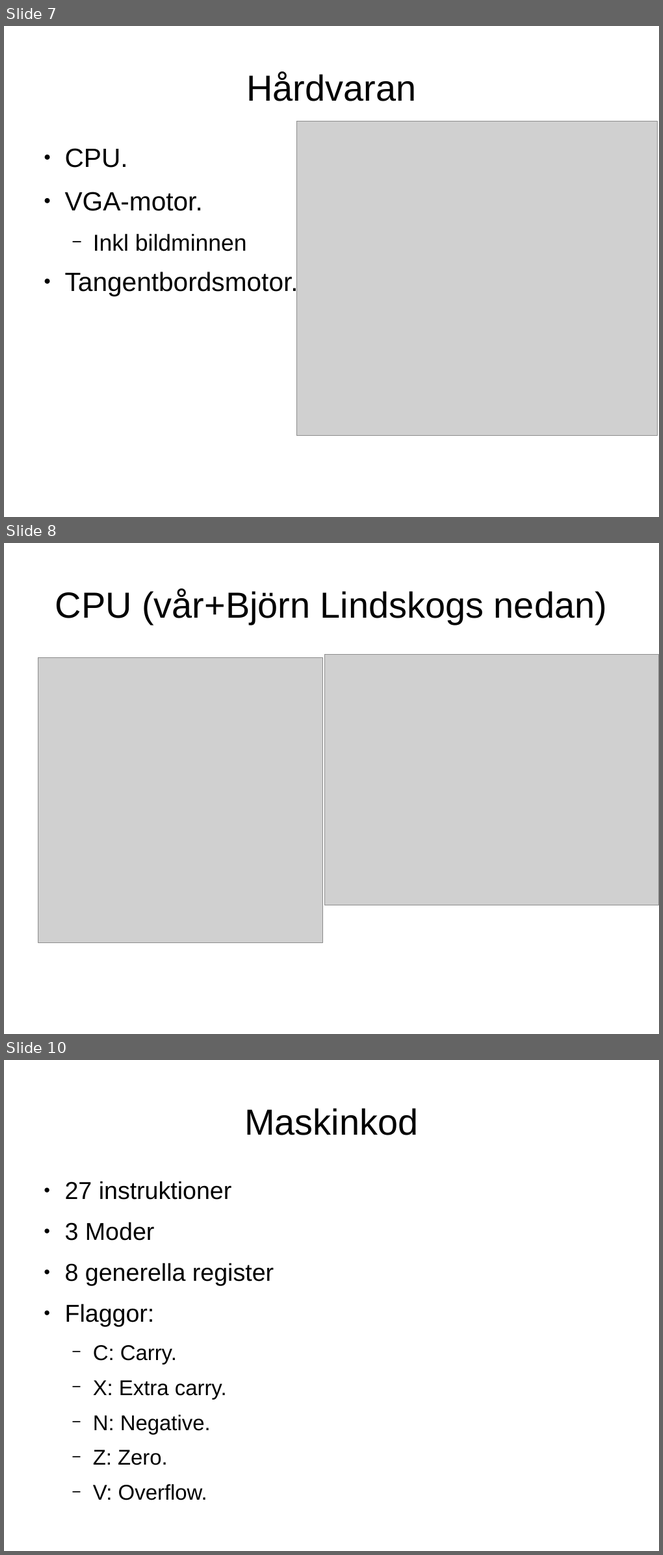
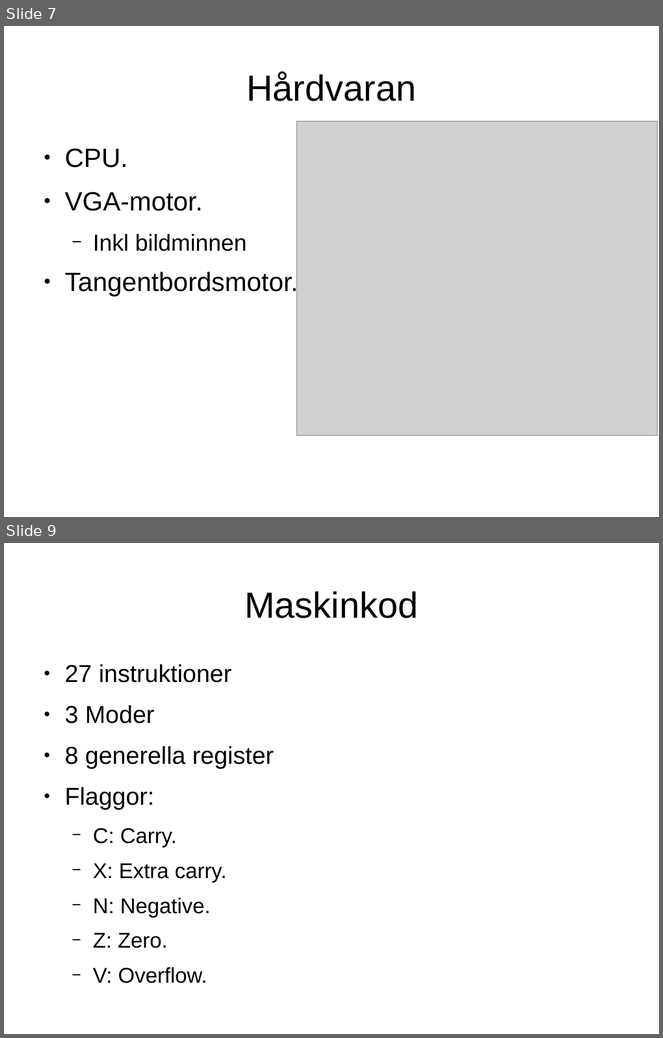
Before and after one commit to Jethro95/TSEA83_Graphing_Calculator, a slide deck: presentation/pp.odp. Shown one above the other, each under a label of ours: slides 7, 8 and 10 before the commit, slides 7 and 9 after it; the slides between them are not shown. The pictures are 663x1555 and 663x1038 pixels, drawn with LibreOffice and Linux fonts; fonts in the diff are those of the drawing; grey boxes stand for pictures. Boxes give left, top, right and bottom in pixels: in the first picture for what was removed or moved away, otherwise in the second. Text is boxed around its words. In the diff, an @@ line names an element or a change of style, - is before the commit and + after.

```diff
--- a/presentation/pp.odp
+++ b/presentation/pp.odp
@@ slide 8 removed at <box>4,543,659,1034</box>, background #FFFFFF @@
@@ title removed at <box>55,589,607,624</box> @@
-CPU (vår+Björn Lindskogs nedan)
@@ picture removed at <box>38,658,323,943</box> @@
@@ picture removed at <box>325,654,659,906</box> @@
@@ what was slide 10 is now slide 9 @@
```
Also in this commit, not shown: 1 slide added, 1 other slide removed, 1 other file.
